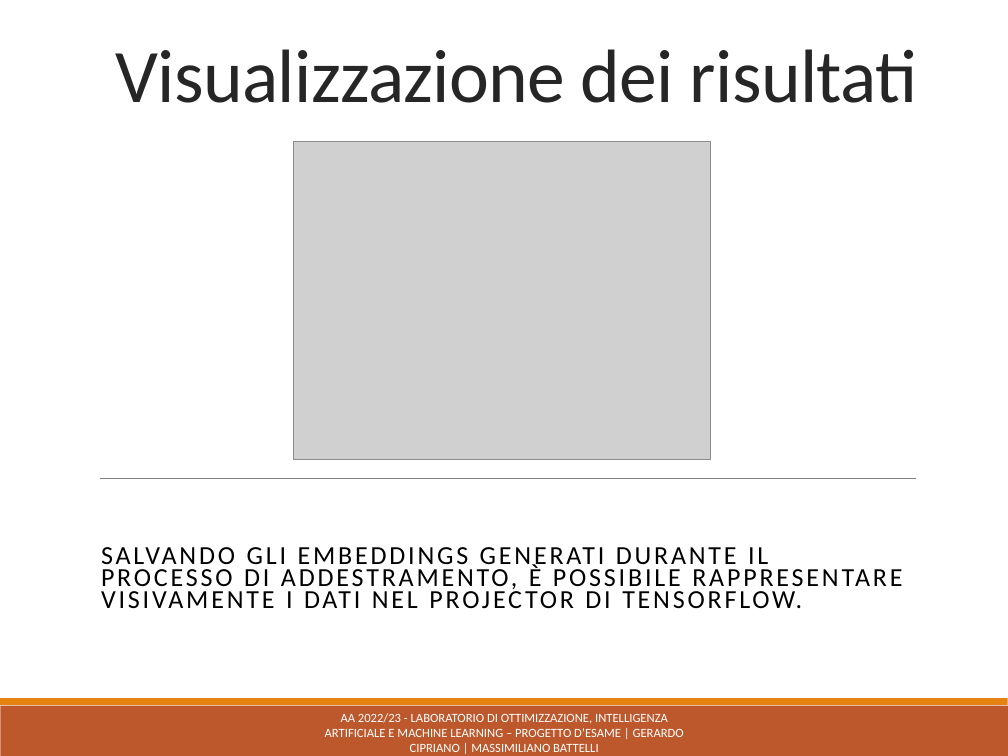
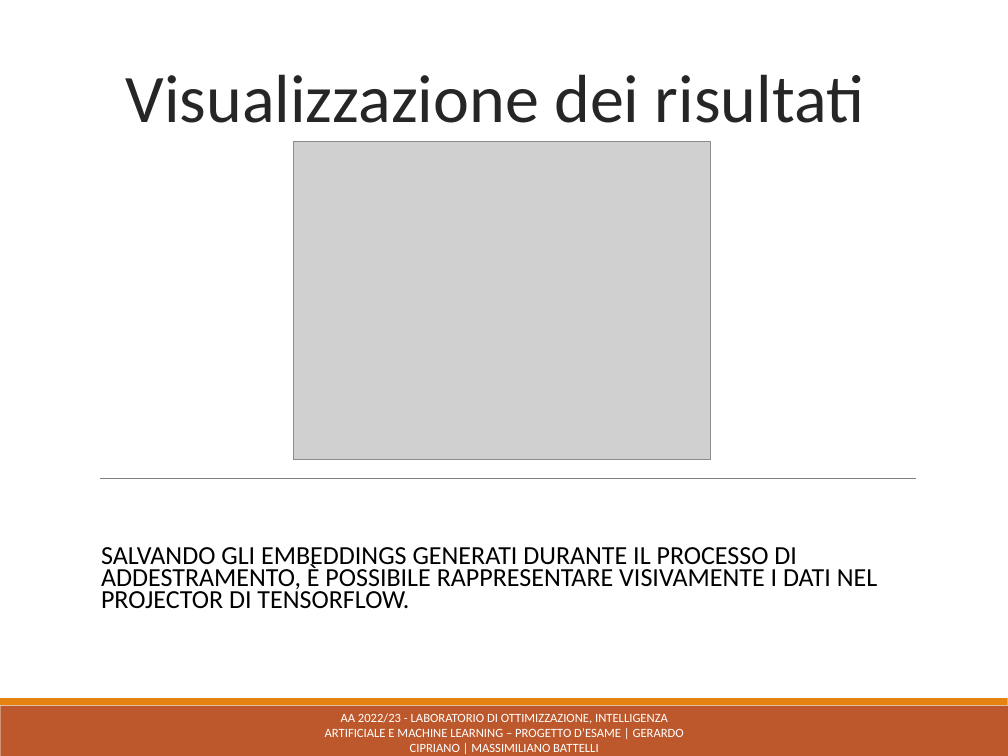
Before and after one commit to gerardocipriano/Cerberus-Dog-Breed-Classification-and-Body-Localization-PyTorch, a slide deck: slide 7 of progetto_cerberus.pptx. Drawn at 1008x756 pixels with LibreOffice and Linux fonts; fonts in the diff are those of the drawing; grey boxes stand for pictures. Boxes give left, top, right and bottom in pixels: in the first picture for what was removed or moved away, otherwise in the second. Text is boxed around its words. In the diff, an @@ line names an element or a change of style, - is before the commit and + after.

```diff
--- a/progetto_cerberus.pptx
+++ b/progetto_cerberus.pptx
@@ title "Visualizzazione dei risultati": place and size @@
-title "Visualizzazione dei risultati" at [116,49,917,103]
+title "Visualizzazione dei risultati" at [126,74,864,123]
@@ title "Visualizzazione dei risultati" at [126,74,864,123]: size 54 to 48.6 pt, letter spacing -0.5 to 0 pt @@
@@ subtitle "SALVANDO GLI EMBEDDINGS GENERATI DURANTE ..." at [101,547,877,608]: letter spacing 2 to 0 pt @@
```
Also in this commit, not shown: 12 other slides changed, 2 slides removed.
